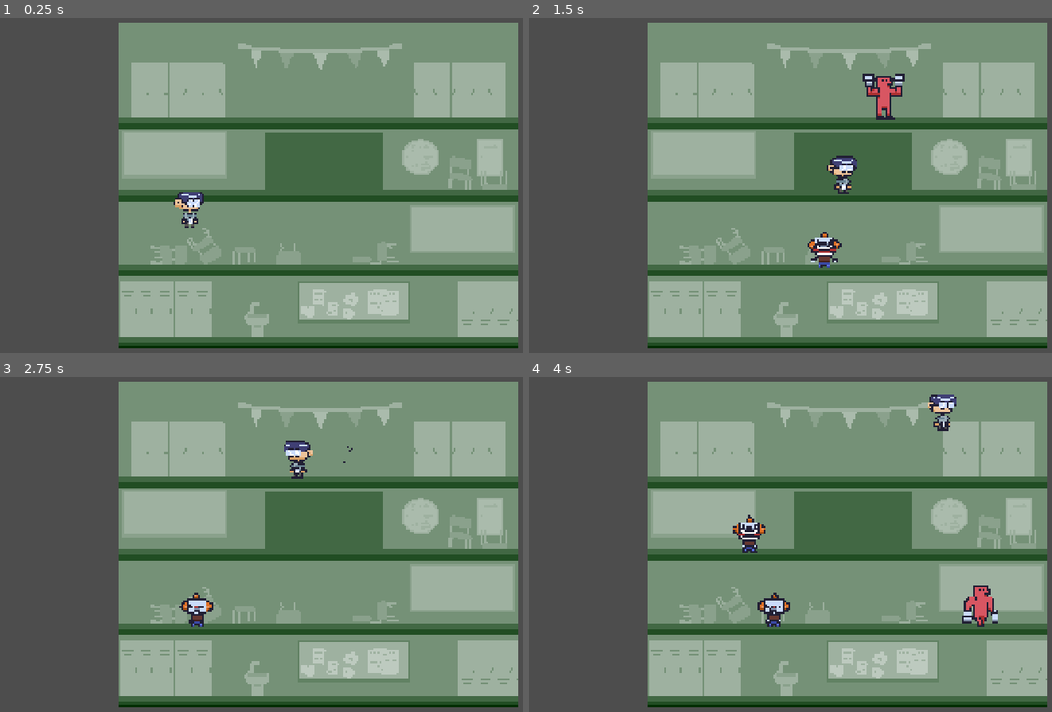
Above: before the commit, frames 1-4 (two rows, left to right).
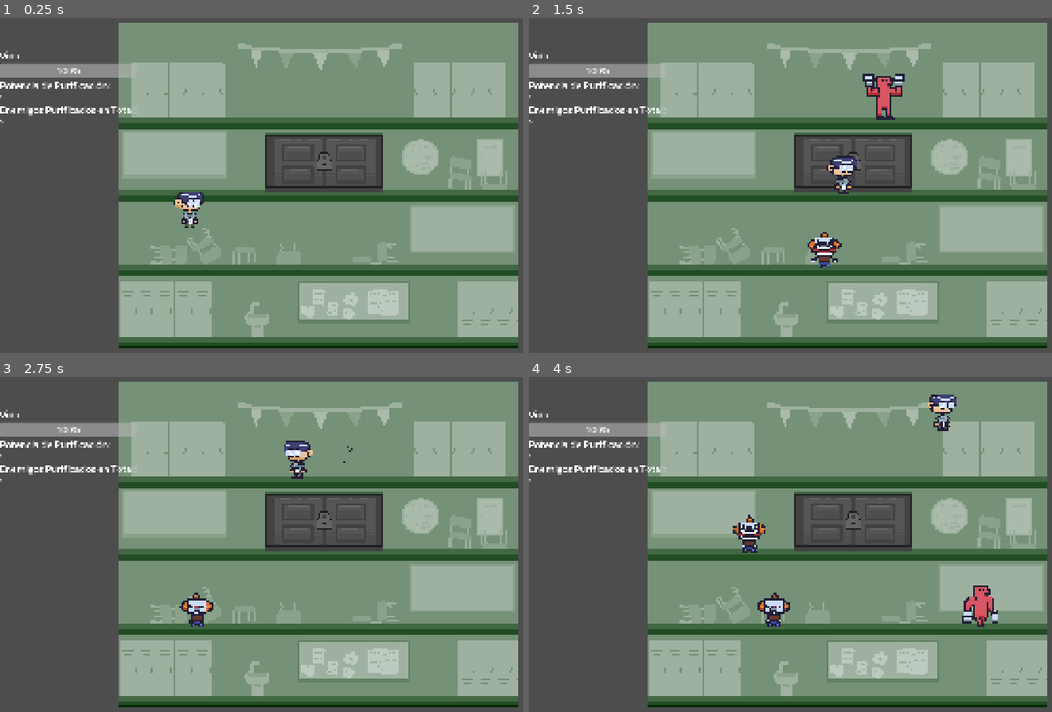
Above: after the commit, the same moments.

Repository: Artworitwo/Luces-y-sombras
Game: Godot game, scene res://scenes/LevelBase.tscn
Same seed, same stepped clock (60 frames per second), same inputs: the game is played once before the commit and once after it.
Inputs:
- Up to frame 1 (0.25 s): no input
- Up to frame 2 (1.5 s): hold Right (ui_right) from 0.53 s (still down); tap Up (ui_up) at 0.77 s
- Up to frame 3 (2.75 s): tap Up (ui_up) at 1.52 s; release Right (ui_right) at 2.03 s; hold Left (ui_left) from 2.03 s (still down)
- Up to frame 4 (4 s): release Left (ui_left) at 2.78 s; hold Right (ui_right) from 2.78 s (still down); tap Up (ui_up) at 3.02, 3.77 s

The runs differ from the first frame. In frame 1, 4.3% of the frame differs, in the area x 0-74%, y 9-53%; in frame 2, 4.0%; in frame 3, 4.3%; in frame 4, 4.3%.

Commit message:
i DONT remember

Diff:
--- /dev/null
+++ b/scenes/Estadisticas.gd
@@ -0,0 +1,19 @@
+extends CanvasLayer
+
+@onready var my_player = get_node(str(multiplayer.get_unique_id()))
+@onready var healthbar = $MarginContainer/VBoxContainer/Healthbar
+@onready var damage = $MarginContainer/VBoxContainer/Atack
+@onready var totalenemies = $MarginContainer/VBoxContainer/EneTotal
+# Called when the node enters the scene tree for the first time.
+func _ready() -> void:
+	pass # Replace with function body.
+
+
+# Called every frame. 'delta' is the elapsed time since the previous frame.
+func _process(delta: float) -> void:
+	if my_player:
+		healthbar.value = (my_player.health / my_player.max_health) * 100
+		damage.text = str(my_player.damage)
+		totalenemies.text = str(get_parent().enemies_purified)
+	else:
+		my_player = get_parent().get_node("SandCointainer").get_node(str(multiplayer.get_unique_id()))
--- a/scenes/LevelBase.tscn
+++ b/scenes/LevelBase.tscn
@@ -3,12 +3,16 @@
 [ext_resource type="PackedScene" uid="uid://gd8be4axf4cd" path="res://scenes/entities/player/Player.tscn" id="1_5vqh1"]
 [ext_resource type="Script" uid="uid://brh8rgju0noeh" path="res://scenes/level_base.gd" id="1_w66m8"]
 [ext_resource type="Texture2D" uid="uid://celencrlkpb5j" path="res://visual assets/Objects/BG1-Lab-Corregido.png" id="2_f68rg"]
+[ext_resource type="PackedScene" uid="uid://dtaegdgayvf5d" path="res://scenes/canvas_layer.tscn" id="2_rfti0"]
 [ext_resource type="PackedScene" uid="uid://dt62co07ni8yw" path="res://scenes/entities/enemies/Boxer.tscn" id="2_yn5qj"]
 [ext_resource type="PackedScene" uid="uid://cw410dsw354k8" path="res://scenes/Objects/character_body_2d.tscn" id="3_f68rg"]
 [ext_resource type="PackedScene" uid="uid://cgjk8n3sf13q3" path="res://scenes/entities/enemies/Spawner.tscn" id="3_jguw4"]
+[ext_resource type="PackedScene" uid="uid://d08i05bjgjvtc" path="res://scripts/SafeZone.tscn" id="3_u2cq3"]
+[ext_resource type="PackedScene" uid="uid://q55i1d4s0id0" path="res://scenes/PerkGraph.tscn" id="5_rfti0"]
 [ext_resource type="Script" uid="uid://dn6lwpxoswap1" path="res://scripts/playerSpawn.gd" id="5_thxwb"]
 [ext_resource type="PackedScene" uid="uid://dv7bik0r6dmqk" path="res://scenes/entities/enemies/BossSpawner.tscn" id="6_51nyb"]
 [ext_resource type="PackedScene" uid="uid://bf2uvrr28814i" path="res://scenes/entities/enemies/Clown.tscn" id="6_841gl"]
+[ext_resource type="PackedScene" uid="uid://vkiqsxb83jtw" path="res://scenes/MapTree.tscn" id="6_d7gvg"]
 [ext_resource type="PackedScene" uid="uid://c1c8kwt4etktd" path="res://scenes/entities/enemies/BossEnemy.tscn" id="7_8eb0p"]
 
 [sub_resource type="RectangleShape2D" id="RectangleShape2D_vbyki"]
@@ -20,9 +24,16 @@
 [sub_resource type="RectangleShape2D" id="RectangleShape2D_u45fm"]
 size = Vector2(1200, 30)
 
+[sub_resource type="SceneReplicationConfig" id="SceneReplicationConfig_rfti0"]
+properties/0/path = NodePath(".:enemies_purified")
+properties/0/spawn = true
+properties/0/replication_mode = 1
+
 [node name="LevelBase" type="Node2D" unique_id=700040340]
 script = ExtResource("1_w66m8")
 goal_enemies_purified = 2
+
+[node name="CanvasLayer" parent="." unique_id=952852309 instance=ExtResource("2_rfti0")]
 
 [node name="Node2D" type="Node2D" parent="." unique_id=2071819289]
 
@@ -32,8 +43,11 @@
 scale = Vector2(2.008668, -1.9814253)
 texture = ExtResource("2_f68rg")
 
+[node name="SafeZone" parent="." unique_id=484487446 instance=ExtResource("3_u2cq3")]
+position = Vector2(2, 177)
+scale = Vector2(0.9117488, 0.25731516)
+
 [node name="Door" parent="." unique_id=891867125 instance=ExtResource("3_f68rg")]
-visible = false
 position = Vector2(18, -94)
 
 [node name="SandCointainer" type="Node2D" parent="." unique_id=1375854088]
@@ -132,4 +146,15 @@
 minTimeSpawn = 2.0
 maxTimeSpawn = 4.5
 
+[node name="PerkGraph" parent="." unique_id=1303490256 instance=ExtResource("5_rfti0")]
+visible = false
+scale = Vector2(1.5, 1.5)
+
+[node name="MapTree" parent="." unique_id=189906657 instance=ExtResource("6_d7gvg")]
+visible = false
+scale = Vector2(2.184, 1.8)
+
 [node name="Camera2D" type="Camera2D" parent="." unique_id=830450615]
+
+[node name="MultiplayerSynchronizer" type="MultiplayerSynchronizer" parent="." unique_id=176564209]
+replication_config = SubResource("SceneReplicationConfig_rfti0")
--- a/scenes/MapTree.tscn
+++ b/scenes/MapTree.tscn
@@ -4,11 +4,21 @@
 [ext_resource type="Texture2D" uid="uid://bg4clhln7bckk" path="res://visual assets/MapTree.jpg" id="2_leje1"]
 
 [node name="MapTree" type="Node2D" unique_id=189906657]
+process_mode = 2
 script = ExtResource("1_0iolm")
 
 [node name="TextureRect" type="TextureRect" parent="." unique_id=207667025]
-offset_right = 40.0
-offset_bottom = 40.0
+anchors_preset = 8
+anchor_left = 0.5
+anchor_top = 0.5
+anchor_right = 0.5
+anchor_bottom = 0.5
+offset_left = -134.5
+offset_top = -142.5
+offset_right = 134.5
+offset_bottom = 142.5
+grow_horizontal = 2
+grow_vertical = 2
 texture = ExtResource("2_leje1")
 
 [node name="Button" type="Button" parent="TextureRect" unique_id=170940455]
@@ -45,3 +55,13 @@
 offset_top = 16.0
 offset_right = 162.0
 offset_bottom = 59.0
+
+[node name="Button6" type="Button" parent="TextureRect" unique_id=280300066]
+layout_mode = 0
+offset_left = 226.5
+offset_top = 4.5
+offset_right = 263.0
+offset_bottom = 37.0
+text = "X"
+
+[connection signal="pressed" from="TextureRect/Button6" to="." method="_on_button_6_pressed"]
--- a/scenes/Objects/character_body_2d.tscn
+++ b/scenes/Objects/character_body_2d.tscn
@@ -2,6 +2,16 @@
 
 [ext_resource type="Texture2D" uid="uid://bdyaysgve6enm" path="res://visual assets/Objects/Door.png" id="1_6q3m1"]
 [ext_resource type="Script" uid="uid://dnpt5ils50gsy" path="res://scripts/door.gd" id="1_jq7s1"]
+[ext_resource type="Texture2D" uid="uid://bb0dj6fp4s7io" path="res://visual assets/Objects/lock1.png" id="3_5gnub"]
+[ext_resource type="Texture2D" uid="uid://bju6r5uw3t8wh" path="res://visual assets/Objects/lock2.png" id="4_tm783"]
+[ext_resource type="Texture2D" uid="uid://mn6wmj4snd1l" path="res://visual assets/Objects/lock3.png" id="5_khj8o"]
+[ext_resource type="Texture2D" uid="uid://chy02y6lux7vm" path="res://visual assets/Objects/lock4.png" id="6_g6ms2"]
+[ext_resource type="Texture2D" uid="uid://by41uykqosbc7" path="res://visual assets/Objects/lock5.png" id="7_o7r0b"]
+[ext_resource type="Texture2D" uid="uid://c5ywh6nhcltuv" path="res://visual assets/Objects/lock6.png" id="8_0jpwj"]
+[ext_resource type="Texture2D" uid="uid://dsv7ma364hyic" path="res://visual assets/Objects/lock7.png" id="9_rin4q"]
+[ext_resource type="Texture2D" uid="uid://cdvi1g6ckeobl" path="res://visual assets/Objects/lock8.png" id="10_13h8t"]
+[ext_resource type="Texture2D" uid="uid://c4jhsf65grdje" path="res://visual assets/Objects/lock9.png" id="11_1bnoh"]
+[ext_resource type="Texture2D" uid="uid://br3d16q7qm55h" path="res://visual assets/Objects/lock10.png" id="12_blltt"]
 
 [sub_resource type="AtlasTexture" id="AtlasTexture_rn6mb"]
 atlas = ExtResource("1_6q3m1")
@@ -72,8 +82,68 @@
 "speed": 5.0
 }]
 
+[sub_resource type="SpriteFrames" id="SpriteFrames_twfke"]
+animations = [{
+"frames": [],
+"loop": false,
+"name": &"default",
+"speed": 5.0
+}, {
+"frames": [{
+"duration": 1.0,
+"texture": ExtResource("3_5gnub")
+}, {
+"duration": 1.0,
+"texture": ExtResource("4_tm783")
+}, {
+"duration": 1.0,
+"texture": ExtResource("5_khj8o")
+}, {
+"duration": 1.0,
+"texture": ExtResource("6_g6ms2")
+}, {
+"duration": 1.0,
+"texture": ExtResource("7_o7r0b")
+}, {
+"duration": 1.0,
+"texture": ExtResource("8_0jpwj")
+}, {
+"duration": 1.0,
+"texture": ExtResource("9_rin4q")
+}, {
+"duration": 1.0,
+"texture": ExtResource("10_13h8t")
+}, {
+"duration": 1.0,
+"texture": ExtResource("11_1bnoh")
+}, {
+"duration": 1.0,
+"texture": ExtResource("12_blltt")
+}],
+"loop": false,
+"name": &"lockopen",
+"speed": 10.0
+}]
+
 [sub_resource type="RectangleShape2D" id="RectangleShape2D_3xopb"]
 size = Vector2(7.3198195, 20)
+
+[sub_resource type="SceneReplicationConfig" id="SceneReplicationConfig_5gnub"]
+properties/0/path = NodePath("AnimatedSprite2D:animation")
+properties/0/spawn = true
+properties/0/replication_mode = 1
+properties/1/path = NodePath("AnimatedSprite2D2:animation")
+properties/1/spawn = true
+properties/1/replication_mode = 1
+properties/2/path = NodePath("CollisionShape2D:disabled")
+properties/2/spawn = true
+properties/2/replication_mode = 1
+properties/3/path = NodePath("AnimatedSprite2D:frame")
+properties/3/spawn = true
+properties/3/replication_mode = 1
+properties/4/path = NodePath("AnimatedSprite2D2:frame")
+properties/4/spawn = true
+properties/4/replication_mode = 1
 
 [node name="CharacterBody2D" type="Area2D" unique_id=329587886]
 collision_layer = 8
@@ -85,11 +155,20 @@
 sprite_frames = SubResource("SpriteFrames_oyxrr")
 animation = &"Open"
 
+[node name="AnimatedSprite2D2" type="AnimatedSprite2D" parent="." unique_id=1394750578]
+position = Vector2(12, 49)
+scale = Vector2(1.6643238, 1.7149583)
+sprite_frames = SubResource("SpriteFrames_twfke")
+animation = &"lockopen"
+
 [node name="CollisionShape2D" type="CollisionShape2D" parent="." unique_id=1211796481]
 position = Vector2(-1.0000038, 0)
 scale = Vector2(17.760002, 8.56)
 shape = SubResource("RectangleShape2D_3xopb")
 disabled = true
 
+[node name="MultiplayerSynchronizer" type="MultiplayerSynchronizer" parent="." unique_id=1962906686]
+replication_config = SubResource("SceneReplicationConfig_5gnub")
+
 [connection signal="area_entered" from="." to="." method="_on_area_entered"]
 [connection signal="body_entered" from="." to="." method="_on_body_entered"]
--- a/scenes/PerkGraph.tscn
+++ b/scenes/PerkGraph.tscn
@@ -4,11 +4,21 @@
 [ext_resource type="Texture2D" uid="uid://bvn1isiyhca2q" path="res://visual assets/PerkGraph.jpg" id="2_udhwu"]
 
 [node name="PerkGraph" type="Node2D" unique_id=1303490256]
+process_mode = 2
 script = ExtResource("1_i5mhy")
 
 [node name="TextureRect" type="TextureRect" parent="." unique_id=87459382]
-offset_right = 566.0
-offset_bottom = 439.0
+anchors_preset = 8
+anchor_left = 0.5
+anchor_top = 0.5
+anchor_right = 0.5
+anchor_bottom = 0.5
+offset_left = -283.0
+offset_top = -219.5
+offset_right = 283.0
+offset_bottom = 219.5
+grow_horizontal = 2
+grow_vertical = 2
 texture = ExtResource("2_udhwu")
 
 [node name="Button2" type="Button" parent="TextureRect" unique_id=1965954542]
@@ -73,3 +83,10 @@
 offset_top = 371.0
 offset_right = 148.0
 offset_bottom = 418.0
+
+[node name="Button" type="Button" parent="TextureRect" unique_id=543856671]
+layout_mode = 0
+offset_right = 8.0
+offset_bottom = 8.0
+
+[connection signal="pressed" from="TextureRect/Button" to="." method="_on_button_pressed"]
--- /dev/null
+++ b/scenes/canvas_layer.tscn
@@ -0,0 +1,51 @@
+[gd_scene format=3 uid="uid://dtaegdgayvf5d"]
+
+[ext_resource type="Script" uid="uid://c5pr42wuc103o" path="res://scenes/Estadisticas.gd" id="1_c4rma"]
+
+[node name="CanvasLayer" type="CanvasLayer" unique_id=952852309]
+script = ExtResource("1_c4rma")
+
+[node name="MarginContainer" type="MarginContainer" parent="." unique_id=778967265]
+anchors_preset = 4
+anchor_top = 0.5
+anchor_bottom = 0.5
+offset_top = -440.0
+offset_right = 412.0
+offset_bottom = -206.0
+grow_vertical = 2
+size_flags_horizontal = 4
+
+[node name="VBoxContainer" type="VBoxContainer" parent="MarginContainer" unique_id=1714684978]
+layout_mode = 2
+size_flags_vertical = 0
+
+[node name="TextureRect" type="TextureRect" parent="MarginContainer/VBoxContainer" unique_id=1381290335]
+layout_mode = 2
+
+[node name="HealthLabel" type="Label" parent="MarginContainer/VBoxContainer" unique_id=42238268]
+layout_mode = 2
+theme_override_font_sizes/font_size = 28
+text = "Vida "
+
+[node name="Healthbar" type="ProgressBar" parent="MarginContainer/VBoxContainer" unique_id=151762195]
+layout_mode = 2
+theme_override_font_sizes/font_size = 28
+
+[node name="AtackLabel" type="Label" parent="MarginContainer/VBoxContainer" unique_id=1041238569]
+layout_mode = 2
+theme_override_font_sizes/font_size = 28
+text = "Potencia de Purificación:"
+
+[node name="Atack" type="Label" parent="MarginContainer/VBoxContainer" unique_id=1009910803]
+layout_mode = 2
+
+[node name="TextureRect2" type="TextureRect" parent="MarginContainer/VBoxContainer" unique_id=1311207574]
+layout_mode = 2
+
+[node name="EneTotalLabel" type="Label" parent="MarginContainer/VBoxContainer" unique_id=1061716722]
+layout_mode = 2
+theme_override_font_sizes/font_size = 28
+text = "Enemigos Purificados en Total:"
+
+[node name="EneTotal" type="Label" parent="MarginContainer/VBoxContainer" unique_id=1878966130]
+layout_mode = 2
--- a/scenes/entities/enemies/BossEnemy.tscn
+++ b/scenes/entities/enemies/BossEnemy.tscn
@@ -55,6 +55,9 @@
 properties/7/path = NodePath("Hurtbox/CollisionShape2D:disabled")
 properties/7/spawn = true
 properties/7/replication_mode = 1
+properties/8/path = NodePath("HealthBar:value")
+properties/8/spawn = true
+properties/8/replication_mode = 1
 
 [sub_resource type="CapsuleShape2D" id="CapsuleShape2D_7fajd"]
 radius = 37.85
--- a/scenes/entities/player/Player.tscn
+++ b/scenes/entities/player/Player.tscn
@@ -74,6 +74,9 @@
 properties/3/path = NodePath("HitBoxAttack:position")
 properties/3/spawn = true
 properties/3/replication_mode = 1
+properties/4/path = NodePath("AnimatedSprite2D:frame")
+properties/4/spawn = true
+properties/4/replication_mode = 1
 
 [node name="Player" type="CharacterBody2D" unique_id=634313891]
 collision_mask = 4
--- a/scenes/level_base.gd
+++ b/scenes/level_base.gd
@@ -3,7 +3,7 @@
 @export var goal_enemies_purified:int
 @onready var boss_spawner = find_child("BossSpawner") # Tu MultiplayerSpawner del jefe
 @onready var door
-var enemies_purified = 0
+@export var enemies_purified = 0
 
 
 # Called when the node enters the scene tree for the first time.
@@ -23,6 +23,8 @@
 	print("Enemigos purificados: ", enemies_purified)
 
 	if (enemies_purified == goal_enemies_purified):
+		PLAYER.perkpoints += 1
+		goal_enemies_purified = 0
 		limpiar_mapa_y_spawn_boss()
 
 func boss_defeated() -> void:
@@ -30,6 +32,7 @@
 	print("La Diva ha sido derrotada")
 	door.visible = true
 	door.open()
+
 
 
 func limpiar_mapa_y_spawn_boss():
@@ -72,3 +75,16 @@
 	var tam_objetivo = Vector2(1200, -1000)
 	var tam_original = tex.get_size()
 	$Node2D/Sprite2D.scale = tam_objetivo / tam_original
+	$SafeZone.activarAreas()
+
+func showMap(visible :bool):
+	if visible == true:
+		$MapTree.visible = true
+	else:
+		$MapTree.visible = false
+
+func showTree(visible : bool):
+	if visible == true:
+		$PerkGraph.visible = true
+	else:
+		$PerkGraph.visible = false
--- a/scripts/MapTree.gd
+++ b/scripts/MapTree.gd
@@ -27,3 +27,10 @@
 	for room in Rooms:
 		if room.button != null:
 			room.button.disabled = room.locked
+
+
+
+
+func _on_button_6_pressed() -> void:
+	self.visible = false
+	get_tree().paused = false
--- a/scripts/Perk.gd
+++ b/scripts/Perk.gd
@@ -14,6 +14,7 @@
 var perkCode:int
 var locked = true
 var button:Button
+var player
 func _init(v):
 	metric = v
 	perkCode = randi_range(1, 3)
@@ -33,8 +34,21 @@
 		neighbour.locked = false
 
 func _on_button_pressed():
-	if(self.locked==false):
+	if(self.locked==false and PLAYER.perkpoints > 0):
 		self.unlock()
+		if perkCode == 1:
+			print(player.health)
+			player.healall.rpc()
+			print(player.health)
+		elif perkCode == 2:
+			print(player.SPEED)
+			player.fastall.rpc()
+			print(player.SPEED)
+		elif perkCode == 3:
+			print(player.damage)
+			player.boostall.rpc()
+			print(player.damage)
+		PLAYER.perkpoints -= 1
 
 func addButton(boton:Button):
 	button = boton
--- a/scripts/PerkGraph.gd
+++ b/scripts/PerkGraph.gd
@@ -39,3 +39,12 @@
 	for perk in perks:
 		if perk.button != null:
 			perk.button.disabled = perk.locked
+	if get_parent().get_node("SandCointainer").get_node(str(multiplayer.get_unique_id())):
+		for perk in perks:
+			if !perk.player:
+				perk.player = get_parent().get_node("SandCointainer").get_node(str(multiplayer.get_unique_id()))
+
+
+func _on_button_pressed() -> void:
+	self.visible = false
+	get_tree().paused = false
--- a/scripts/SafeZone.tscn
+++ b/scripts/SafeZone.tscn
@@ -1,3 +1,32 @@
 [gd_scene format=3 uid="uid://d08i05bjgjvtc"]
 
+[ext_resource type="Script" uid="uid://koew54hlq3m2" path="res://scripts/safe_zone.gd" id="1_pno0a"]
+
+[sub_resource type="RectangleShape2D" id="RectangleShape2D_3kexe"]
+
+[sub_resource type="RectangleShape2D" id="RectangleShape2D_wbwk1"]
+size = Vector2(19.28404, 20)
+
 [node name="SafeZone" type="Node2D" unique_id=484487446]
+script = ExtResource("1_pno0a")
+
+[node name="Area2D" type="Area2D" parent="." unique_id=1492226214]
+collision_layer = 8
+
+[node name="CollisionShape2D" type="CollisionShape2D" parent="Area2D" unique_id=831643922]
+position = Vector2(-400, 0)
+scale = Vector2(15, 15)
+shape = SubResource("RectangleShape2D_3kexe")
+disabled = true
+
+[node name="Area2D2" type="Area2D" parent="." unique_id=1363391931]
+collision_layer = 8
+
+[node name="CollisionShape2D" type="CollisionShape2D" parent="Area2D2" unique_id=2030792306]
+position = Vector2(400, 0)
+scale = Vector2(15, 15)
+shape = SubResource("RectangleShape2D_wbwk1")
+disabled = true
+
+[connection signal="body_entered" from="Area2D" to="." method="_on_area_2d_body_entered"]
+[connection signal="body_entered" from="Area2D2" to="." method="_on_area_2d_2_body_entered"]
--- a/scripts/door.gd
+++ b/scripts/door.gd
@@ -1,5 +1,5 @@
 extends Node
-var zonasegura = preload("res://visual assets/enemies/temporalboss.jpg")
+var zonasegura = preload("res://visual assets/Objects/BG3-zonaSegura.png")
 var nonactive: bool
 # Called when the node enters the scene tree for the first time.
 func _ready() -> void:
@@ -11,9 +11,13 @@
 	pass
 
 func open():
+	$AnimatedSprite2D2.play("lockopen")
+	await $AnimatedSprite2D2.animation_finished
+	$AnimatedSprite2D2.visible = false
 	$AnimatedSprite2D.play("Open")
 	await $AnimatedSprite2D.animation_finished
 	$CollisionShape2D.disabled = false
+
 
 
 func _on_body_entered(body: Node2D) -> void:
@@ -21,3 +25,6 @@
 		get_parent().changeBack(zonasegura)
 		$CollisionShape2D.disabled = true
 		$AnimatedSprite2D.play_backwards("Open")
+		await $AnimatedSprite2D.animation_finished
+		$AnimatedSprite2D2.visible = true
+		$AnimatedSprite2D2.play_backwards("lockopen")
--- a/scripts/entities/player/Player.gd
+++ b/scripts/entities/player/Player.gd
@@ -2,23 +2,28 @@
 # Estados
 enum STATE { IDLE, WALK, JUMP, DEATH, CINEMATIC }
 var current_state = STATE.IDLE
-
-@onready var animated_sprite = get_node("AnimatedSprite2D")
-@onready var hitbox_attack = get_node("HitBoxAttack")
+var local_player
+
+@onready var animated_sprite = $AnimatedSprite2D
+@onready var hitbox_attack = $HitBoxAttack
 
 var is_dead = false
 var health = 5
+var max_health: float = 5.0
 var damage = 1
 var direction = 1
-const SPEED = 300.0
+var SPEED = 300.0
+var perkpoints: int = 0
 const JUMP_VELOCITY = -935.0
 
 func _enter_tree():
 	set_multiplayer_authority(name.to_int())
 	position = Vector2(500, 500)
-
+	local_player = self
 func _ready() -> void:
 	# Agregamos una pequeña espera de seguridad para el multijugador
+	if is_multiplayer_authority():
+		local_player = self
 	if animated_sprite == null:
 		print("ERROR: No encontré el AnimatedSprite2D. Revisa el nombre en el árbol de nodos.")
 		return
@@ -98,6 +103,7 @@
 	# Manejo de bajada de plataforma
 	if Input.is_action_just_pressed("ui_down") and is_on_floor():
 		position.y += 3
+		print(health,SPEED,damage,self)
 
 	# Aplicar velocidad y voltear sprite
 	velocity.x = direction * SPEED
@@ -164,3 +170,35 @@
 	cambiar_estado(STATE.IDLE) # Lo ponemos a caminar
 	# Pero no procesamos inputs, así que se queda en el sitio
 	current_state = STATE.CINEMATIC
+
+@rpc("any_peer", "call_local")
+func healall():
+	for child in get_parent().get_children():
+		if child is CharacterBody2D:
+			var peer_id = child.get_multiplayer_authority()
+			var player = get_parent().get_node(str(peer_id))
+			player.max_health += 3
+			player.health = player.max_health
+
+
+@rpc("any_peer", "call_local")
+func fastall():
+	for child in get_parent().get_children():
+		if child is CharacterBody2D:
+			var peer_id = child.get_multiplayer_authority()
+			var player = get_parent().get_node(str(peer_id))
+			player.SPEED += 100
+
+
+@rpc("any_peer", "call_local")
+func boostall():
+	for child in get_parent().get_children():
+		if child is CharacterBody2D:
+			var peer_id = child.get_multiplayer_authority()
+			var player = get_parent().get_node(str(peer_id))
+			player.damage += 1
+
+	#for player in get_parent().get_children():
+		#if player is CharacterBody2D:
+			#print(get_parent().get_children())
+			#player.damage += 1
--- /dev/null
+++ b/scripts/safe_zone.gd
@@ -0,0 +1,32 @@
+extends Node2D
+
+
+# Called when the node enters the scene tree for the first time.
+func _ready() -> void:
+	pass
+
+
+# Called every frame. 'delta' is the elapsed time since the previous frame.
+func _process(delta: float) -> void:
+	pass
+
+
+func _on_area_2d_body_entered(body: Node2D) -> void:
+	if body.get_multiplayer_authority() != 1: return
+	if $Area2D/CollisionShape2D.disabled == false:
+		get_parent().showMap(true)
+		get_tree().paused = true
+	print("show map")
+
+
+func _on_area_2d_2_body_entered(body: Node2D) -> void:
+	if body.get_multiplayer_authority() != 1: return
+	if $Area2D2/CollisionShape2D.disabled == false:
+		get_parent().showTree(true)
+		get_tree().paused = true
+	print("show tree")
+
+func activarAreas():
+	if !multiplayer.is_server(): return
+	$Area2D2/CollisionShape2D.set_deferred("disabled", false)
+	$Area2D/CollisionShape2D.set_deferred("disabled", false)
Not shown, added: scenes/Estadisticas.gd.uid
Not shown, added: scripts/safe_zone.gd.uid
Binary file added: visual assets/Objects/BG3-zonaSegura.png
Not shown, added: visual assets/Objects/BG3-zonaSegura.png.import
Binary file added: visual assets/Objects/lock1.png
Not shown, added: visual assets/Objects/lock1.png.import
Binary file added: visual assets/Objects/lock10.png
Not shown, added: visual assets/Objects/lock10.png.import
Binary file added: visual assets/Objects/lock2.png
Not shown, added: visual assets/Objects/lock2.png.import
Binary file added: visual assets/Objects/lock3.png
Not shown, added: visual assets/Objects/lock3.png.import
(and 12 more such lines)
